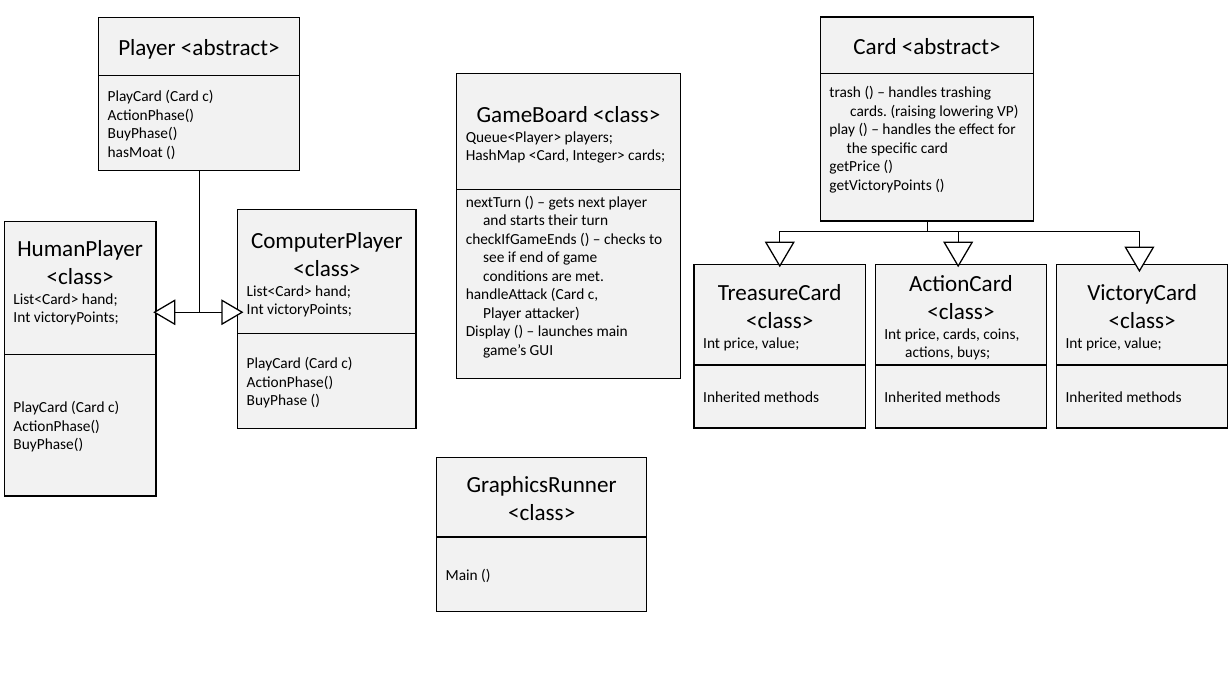
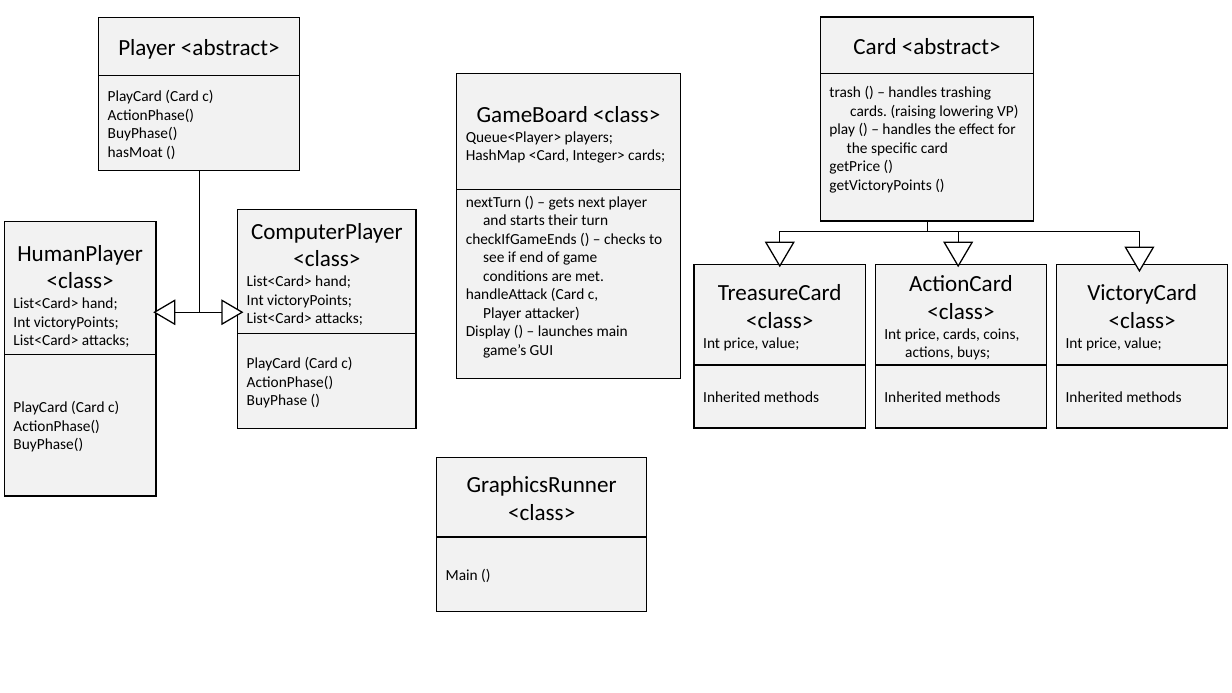
Before and after one commit to bonattt/DominionGame, a slide deck: slide 1 of UML.pptx. Drawn at 1232x693 pixels with LibreOffice and Linux fonts; fonts in the diff are those of the drawing. Boxes give left, top, right and bottom in pixels: in the first picture for what was removed or moved away, otherwise in the second. Text is boxed around its words. In the diff, an @@ line names an element or a change of style, - is before the commit and + after.

Commit message:
re did UML

```diff
--- a/UML.pptx
+++ b/UML.pptx
@@ text in rectangle at (247,294,363,325): text changed @@
-Int victoryPoints;
+Int victoryPoints;
+List<Card> attacks;
@@ text in rectangle at (13,334,130,347): paragraph added @@
+List<Card> attacks;
```
